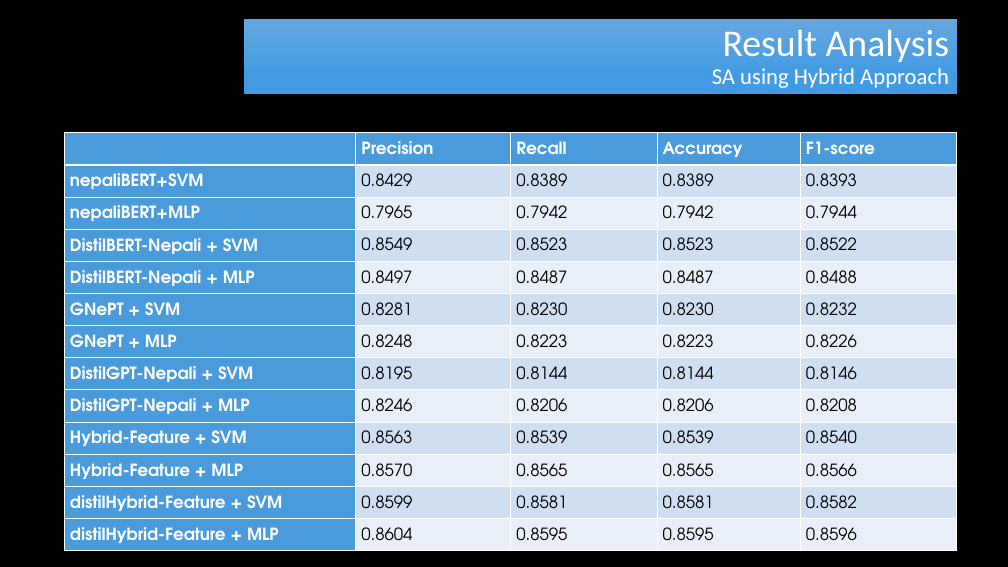
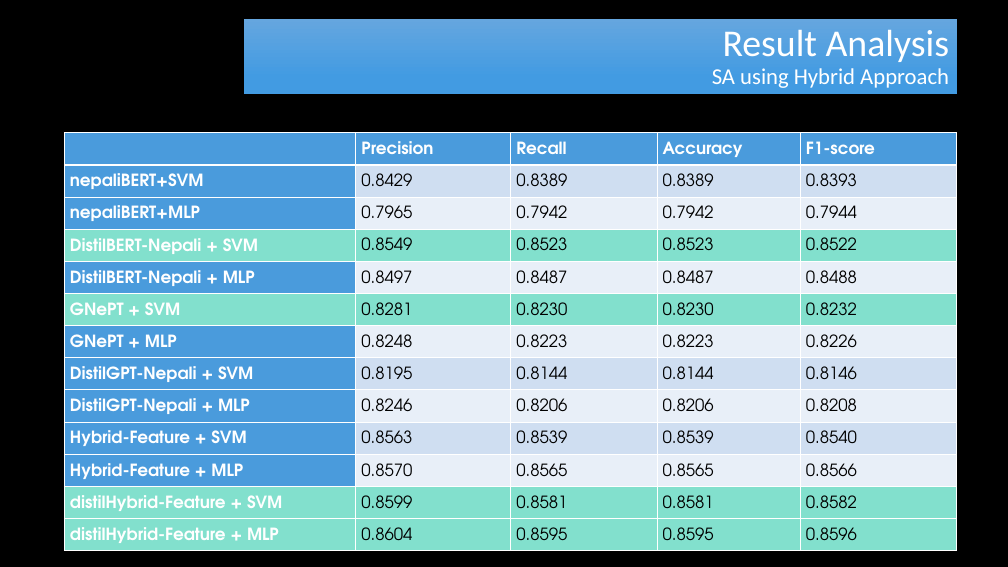
Before and after one commit to RayGone/Thesis, a slide deck: slide 36 of Main Thesis/Thesis Defense Presentation.pptx (slide 35 before the commit). Drawn at 1008x567 pixels with LibreOffice and Linux fonts; fonts in the diff are those of the drawing; background and template pictures are left out. Boxes give left, top, right and bottom in pixels: in the first picture for what was removed or moved away, otherwise in the second. Text is boxed around its words. In the diff, an @@ line names an element or a change of style, - is before the commit and + after.

```diff
--- a/Main Thesis/Thesis Defense Presentation.pptx
+++ b/Main Thesis/Thesis Defense Presentation.pptx
@@ table at [64,133,958,551] @@
@@ fill #4A9BDC to #82E0CD in 4 cells @@
@@ fill #D0DEF2 to #82E0CD in 12 cells @@
@@ fill #E9EFF9 to #82E0CD in 4 cells @@
```
Also in this commit, not shown: 16 other slides changed, 3 slides added, 2 other files.
